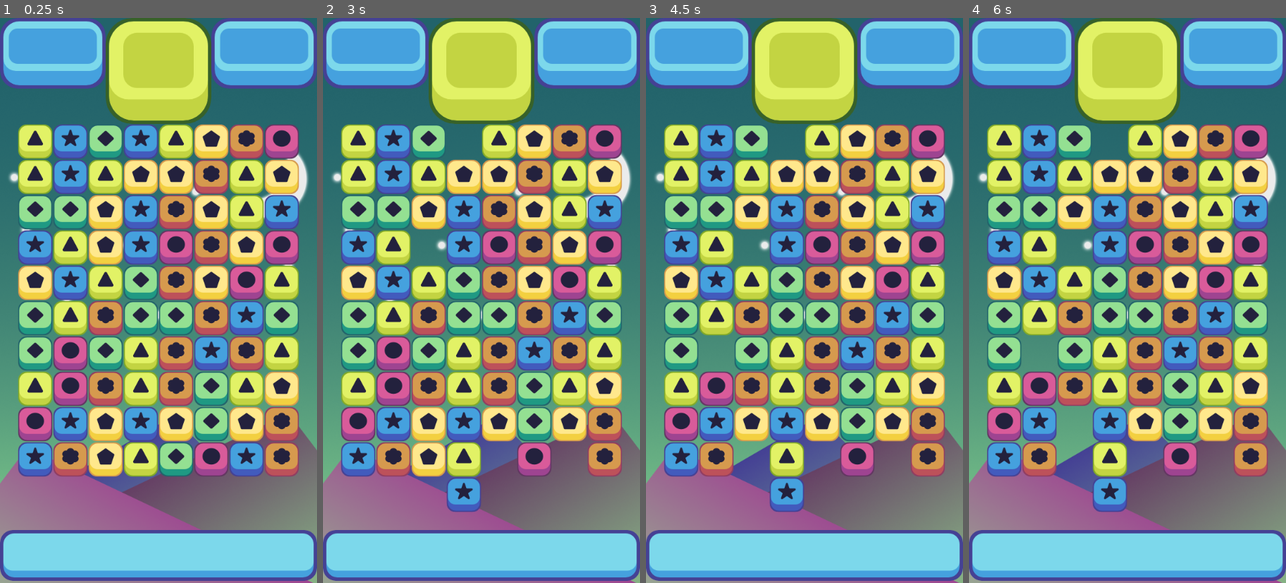
Above: before the commit, frames 1-4 (left to right).
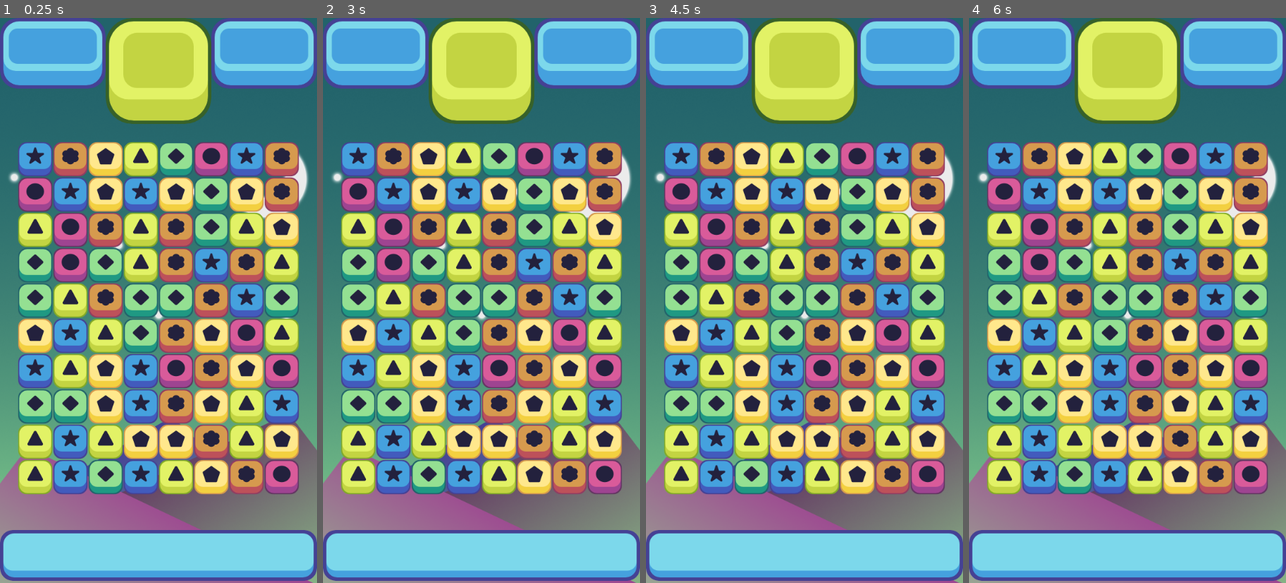
Above: after the commit, the same moments.

Repository: Taving40/Match3
Game: Godot game, scene res://scenes/game_window.tscn
The game is run twice, just before and just after one commit, with the same random seed, the same clock (stepped at 60 frames per second) and the same inputs. This scene is started directly instead of the project's main scene.
Inputs (mouse positions are in pixels of both pictures, inside the frame that each line leads up to):
- Up to frame 1 (0.25 s): no input
- Up to frame 2 (3 s): tap Enter at 0.5, 2 s; move the mouse to (551, 272) at 0.52 s; click (551, 272) at 0.6 s; tap Space at 1.25, 2.75 s; move the mouse to (418, 328) at 1.27 s; click (418, 328) at 1.35 s; move the mouse to (513, 176) at 2.02 s; click (513, 176) at 2.1 s; move the mouse to (465, 413) at 2.77 s; click (465, 413) at 2.85 s
- Up to frame 3 (4.5 s): tap Enter at 3.5 s; move the mouse to (899, 385) at 3.52 s; click (899, 385) at 3.6 s; tap Space at 4.25 s; move the mouse to (709, 215) at 4.27 s; click (709, 215) at 4.35 s
- Up to frame 4 (6 s): move the mouse to (1143, 300) at 5.02 s; click (1143, 300) at 5.1 s; move the mouse to (1079, 159) at 5.77 s; click (1079, 159) at 5.85 s

The runs differ from the first frame. In frame 1, 53% of the frame differs, in the area x 5-95%, y 18-85%; in frame 2, 53%; in frame 3, 53%; in frame 4, 53%.
Error before the commit: Invalid access of index '10' on a base object of type: 'Array'. (res://scripts/grid.gd:115)

Commit message:
Fixed grid and added nice constraints for swapping pieces

Diff:
--- a/scenes/game_window.tscn
+++ b/scenes/game_window.tscn
@@ -28,5 +28,5 @@
 width = 8
 height = 10
 xStart = 64
-yStart = 800
+yStart = 256
 offset = 64
--- a/scripts/grid.gd
+++ b/scripts/grid.gd
@@ -42,24 +42,24 @@
 			array[i].append(null)
 	return array
 
-func gridToPixel(column: int, row: int) -> Vector2:
+func gridToPixel(column: int, row: int) -> Vector2i:
 	var x = xStart + offset * column
-	var y = yStart + (-offset) * row
-	return Vector2(x, y)
+	var y = yStart + offset * row
+	return Vector2i(x, y)
 
 # Takes a vec2 of pixel coords and returns the position of the
 # piece that contains that point in the grid. Returns null if out of bounds
 func pixelToGrid(vec: Vector2):
-	var column = round((vec.x - xStart) / offset)
-	var row = round((vec.y - yStart) / offset)
+	var column = roundi((vec.x - xStart) / offset)
+	var row = roundi((vec.y - yStart) / offset)
 	if ( #if out of bounds of grid
 		column > allPieces.size()-1 ||
 		column < 0 ||
-		row < -(allPieces[0].size()-1) ||
-		row > 0
+		row > allPieces[0].size()-1 ||
+		row < 0
 	):
 		return null
-	return Vector2(column, row)
+	return Vector2i(column, row)
 
 func spawnPieces(width: int, height: int):
 	for i in width:
@@ -97,7 +97,6 @@
 func touchInput():
 	if Input.is_action_just_pressed("ui_touch"):
 		firstTouch = pixelToGrid(get_global_mouse_position())
-		print(firstTouch)
 		#if position is inside grid, player is attempting move
 		if(firstTouch != null):
 			isAttemptingMove = true
@@ -107,16 +106,38 @@
 		lastTouch = pixelToGrid(get_global_mouse_position())
 		#if position is inside grid and player is attempting move
 		if lastTouch != null && isAttemptingMove :
-			swapPieces(firstTouch, lastTouch)
-			isAttemptingMove = false
+			var direction: Vector2i = getDirection(firstTouch, lastTouch)
+			print(firstTouch, lastTouch, direction)
+			if direction != Vector2i.ZERO:
+				swapPieces(firstTouch, direction)
+				isAttemptingMove = false
 
-func swapPieces(firstPieceCoords: Vector2, secondPieceCoords: Vector2):
+enum Axis {X, Y}
+# Calculates user intended direction of swapping pieces within following constraints:
+# Can only return (-1,0), (1,0), (0,1), (0,-1) (LEFT, RIGHT, UP, DOWN)
+func getDirection(point1: Vector2i, point2: Vector2i) -> Vector2i:
+	# assume X most significant axis first
+	var mostSignificantAxis: Axis = Axis.X
+	# check if Y is more significant actually
+	if abs(point2.y - point1.y) > abs(point2.x - point1.x):
+		mostSignificantAxis = Axis.Y
+	if mostSignificantAxis == Axis.X:
+		return Vector2i(sign(point2.x - point1.x), 0)
+	else:
+		return Vector2i(0, sign(point2.y - point1.y))
+
+
+func swapPieces(firstPieceCoords: Vector2, direction: Vector2):
 	var firstPiece: Node2D = allPieces[firstPieceCoords.x][firstPieceCoords.y]
-	var otherPiece: Node2D = allPieces[firstPieceCoords.x + secondPieceCoords.x][firstPieceCoords.y - secondPieceCoords.y]
+	#figure out grid coords of other piece
+	var otherPieceCoords: Vector2 = Vector2(
+		firstPieceCoords.x + direction.x,
+		firstPieceCoords.y + direction.y
+	)
+	var otherPiece: Node2D = allPieces[otherPieceCoords.x][otherPieceCoords.y]
 	#change in grid
-	print(firstPieceCoords, secondPieceCoords) #TODO: fix the fucking grid
 	allPieces[firstPieceCoords.x][firstPieceCoords.y] = otherPiece
-	allPieces[firstPieceCoords.x + secondPieceCoords.x][firstPieceCoords.y - secondPieceCoords.y] = firstPiece
+	allPieces[otherPieceCoords.x][otherPieceCoords.y] = firstPiece
 	#change in game
-	firstPiece.position = gridToPixel(secondPieceCoords.x, secondPieceCoords.y)
+	firstPiece.position = gridToPixel(otherPieceCoords.x, otherPieceCoords.y)
 	otherPiece.position = gridToPixel(firstPieceCoords.x, firstPieceCoords.y)
